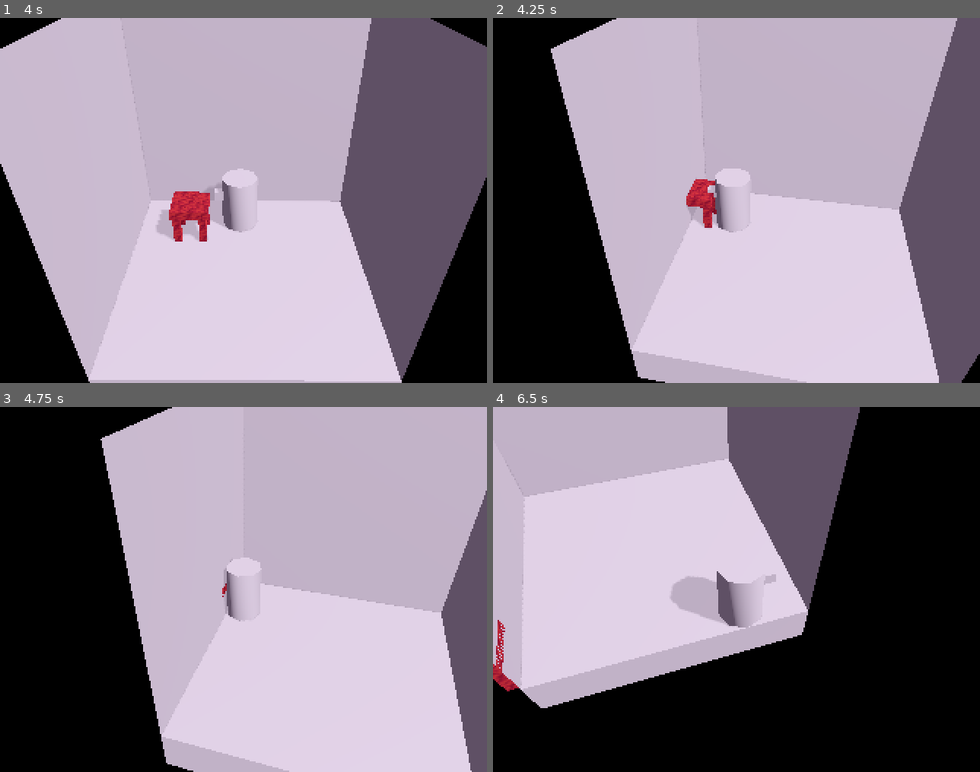
Above: before the commit, frames 1-4 (two rows, left to right).
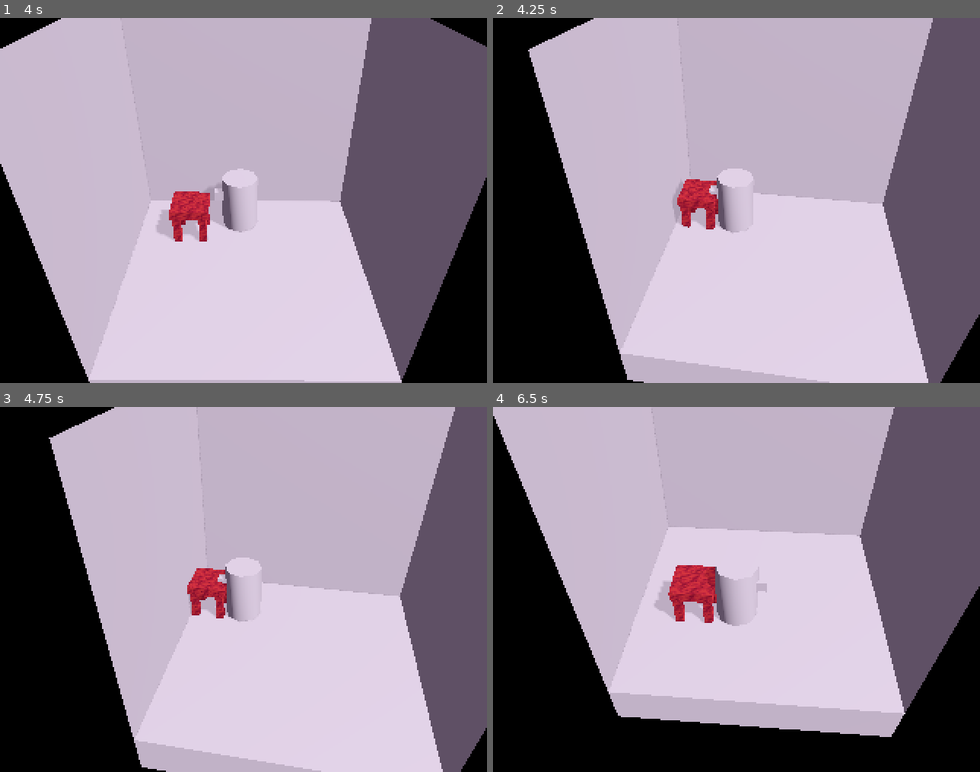
Above: after the commit, the same moments.

Repository: TaelsDaFoox/cave-gamering
Game: Godot game, scene res://world.tscn
The game is run twice, just before and just after one commit, with the same random seed, the same clock (stepped at 60 frames per second) and the same inputs.
Inputs:
- Up to frame 1 (4 s): tap Enter at 0.5, 2 s; hold D (right) 0.53-1.28 s; hold Z (A) 0.53-1.28 s; tap Space at 1.25, 2.75 s; hold S (backward) 1.28-2.03 s; tap Z (A) at 1.35, 3.05 s; hold D (right) 2.03-2.78 s; hold Z (A) 2.03-2.78 s; tap Alt at 2.1 s; hold W (forward) 2.78-3.53 s; tap Shift at 2.85 s; hold A (left) from 3.53 s (still down); hold Z (A) from 3.53 s (still down)
- Up to frame 2 (4.25 s): keep holding A (left); keep holding Z (A)
- Up to frame 3 (4.75 s): keep holding A (left); release Z (A) at 4.28 s; tap Z (A) at 4.35 s
- Up to frame 4 (6.5 s): tap Enter at 5 s; release A (left) at 5.03 s; hold S (backward) 5.03-5.78 s; hold Z (A) 5.03-5.78 s; tap Alt at 5.1 s; hold D (right) from 5.78 s (still down); tap Shift at 5.85 s; tap Z (A) at 6.05 s

Frame 1 is identical in both runs. In frame 2, 9.0% of the frame differs, in the area x 7-100%, y 0-100%; in frame 3, 19%; in frame 4, 58%, in the area x 0-100%, y 0-91%.

Commit message:
furniture moving rework
now moving works in 1-tile increments like actual animal crossing rather than free movement that snaps you to the grid when you stop which is what I had it as before for some reason

Diff:
--- a/objects/player.gd
+++ b/objects/player.gd
@@ -3,40 +3,62 @@
 @export var move_speed :=6
 @onready var model = $model
 @onready var interact = $model/Interact
+var statetimer := 0.0
+var state = "Idle"
+var dragTarget=Vector3.ZERO
 var grabbedthing = null
 func _physics_process(delta: float) -> void:
+	#print(state)
+	#print(statetimer)
 	var input_dir = Input.get_vector("left","right","forward","backward")
 	if input_dir:
 		model.rotation.y=lerp_angle(model.rotation.y,-input_dir.angle()-PI/2,delta*20)
 	#input_dir = input_dir.rotated(-camera.rotation.y)
-	velocity.x=input_dir.x*move_speed
-	velocity.z=input_dir.y*move_speed
-	if grabbedthing and not input_dir:
-		position=position.lerp(Vector3(round(position.x+0.5)-0.5,position.y,round(position.z+0.)-0.5),delta*10)
+	if state == "Drag":
+		global_position=global_position.lerp(dragTarget,delta*8)
+		statetimer=move_toward(statetimer,0.0,delta)
+		if statetimer==0.0:
+			state="Idle"
+			snapPos()
+	if grabbedthing:
+		velocity=Vector3.ZERO
+		if not Input.is_action_pressed("A") and statetimer==0.0:
+			state = "Idle"
+			snapPos()
+			var posBuffer = grabbedthing.global_position
+			var placedobj = grabbedthing.duplicate()
+			placedobj.global_position = posBuffer
+			placedobj.get_node("CollisionShape3D").disabled=false
+			get_parent().add_child(placedobj)
+			grabbedthing.queue_free()
+			grabbedthing=null
+		if state == "Idle" and grabbedthing:
+			if input_dir:
+				var dragAng = round((input_dir.angle()/(PI/2)))*(PI/2)
+				dragTarget = global_position+Vector3(cos(dragAng),0,sin(dragAng))
+				state = "Drag"
+				statetimer=0.5
+	else:
+		velocity.x=input_dir.x*move_speed
+		velocity.z=input_dir.y*move_speed
+
+
 	move_and_slide()
-
-	if grabbedthing and not Input.is_action_pressed("A"):
-		position.x = round(position.x+0.5)-0.5
-		position.z = round(position.z+0.5)-0.5
-		var posBuffer = grabbedthing.global_position
-		var placedobj = grabbedthing.duplicate()
-		placedobj.global_position = posBuffer
-		placedobj.get_node("CollisionShape3D").disabled=false
-		get_parent().add_child(placedobj)
-		grabbedthing.queue_free()
-		grabbedthing=null
 
 	var grabstuff = interact.get_overlapping_bodies()
 	if grabstuff:
 		if Input.is_action_pressed("A"):
 			if grabstuff[0].get_parent()!=self:
-				position.x=round(position.x+0.5)-0.5
-				position.z=round(position.z+0.5)-0.5
+				global_position.x=round(global_position.x+0.5)-0.5
+				global_position.z=round(global_position.z+0.5)-0.5
 				var grabbedobj = grabstuff[0].duplicate()
 				grabbedobj.position=grabstuff[0].global_position-global_position
 				grabbedobj.get_node("CollisionShape3D").disabled=true
 				add_child(grabbedobj)
 				grabbedthing = grabbedobj
-				model.rotation.y=round((model.rotation.y/(PI/2)))*(PI/2)
+				#model.rotation.y=round((model.rotation.y/(PI/2)))*(PI/2)
 				#model.rotation.y=Vector2(position.x,position.z).angle_to(Vector2(grabbedobj.position.x,grabbedobj.position.z))
 				grabstuff[0].queue_free()
+func snapPos():
+	global_position.x = round(global_position.x+0.5)-0.5
+	global_position.z = round(global_position.z-0.5)+0.5
